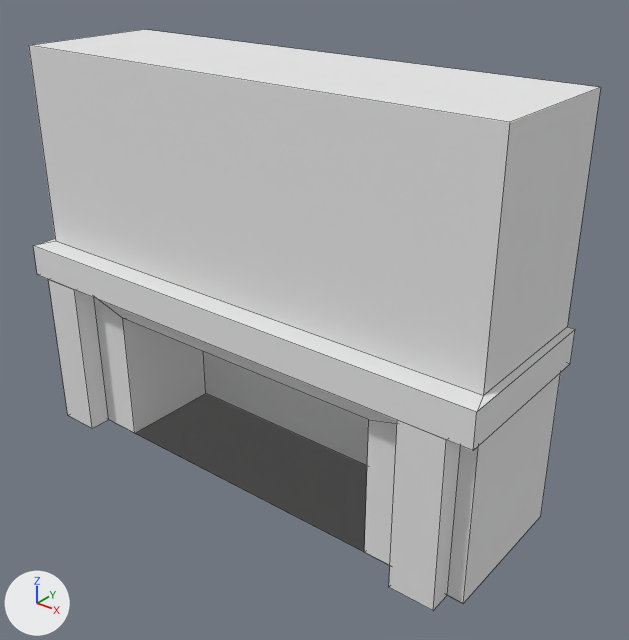
Before and after pictures for a commit that changed the Blender file Models/FireplaceWall-110x20x70.blend.
Rendered twice from a 50 mm camera at (20.81, -13.94, 14.52) aimed at (8.06, 2.0, 4.64). Every picture has the same lights, and +X, +Y and +Z are marked at lower left. Mesh edges are drawn as thin lines.

The first picture shows 'Cube', 'FireplaceWall-110x20x70'.
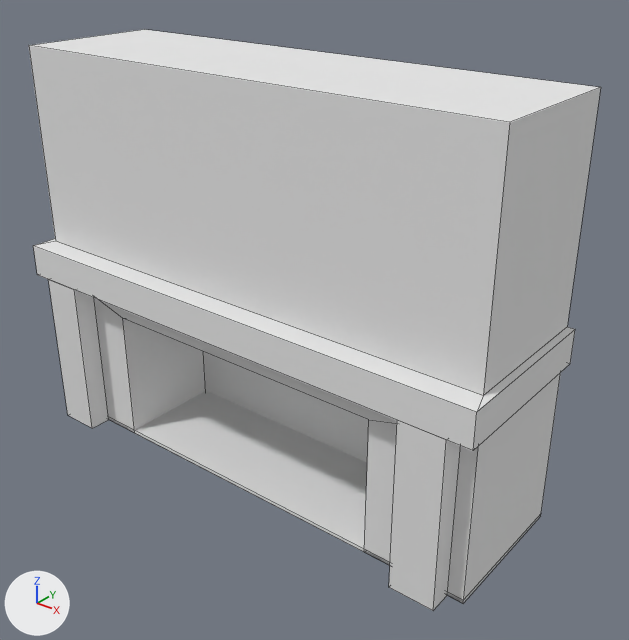
Where the change shows, as pixel boxes (x1, y1, x2, y2) in the pictures (629 x 640 px):
part 1 of me_cube, built on
    before: (139, 394, 367, 549)
    after: (109, 391, 541, 603)

The change in detail:
me_cube has 32 vertices, 30 faces and spans x -0.2..14.2, y -0.63..4.0, z 0.0..11.0.
me_cube is used by ob_fireplacewall_110x20x70; location (0.0, 0.0, 0.0).
Verts and faces of me_cube; kept vertices keep their numbers, new ones are numbered from 32.
Before the commit, vertices of me_cube: 0 (14.0, 4.0, 0.0) at pixel (540, 516), 3 (0.0, 4.0, 0.0), 16 (14.0, 0.0, 0.0) at pixel (463, 603), 17 (0.0, 0.0, 0.0).
Part 1, on me_cube:
Faces deleted: (0, 16, 17, 3).
New vertices 32 to 35 stand at vertices 0, 3, 16, 17, in that order, plus (0.0, 0.0, 0.1).
New faces: (0, 32, 33, 3), (32, 34, 35, 33), (0, 16, 34, 32), (3, 33, 35, 17), (16, 17, 35, 34).
